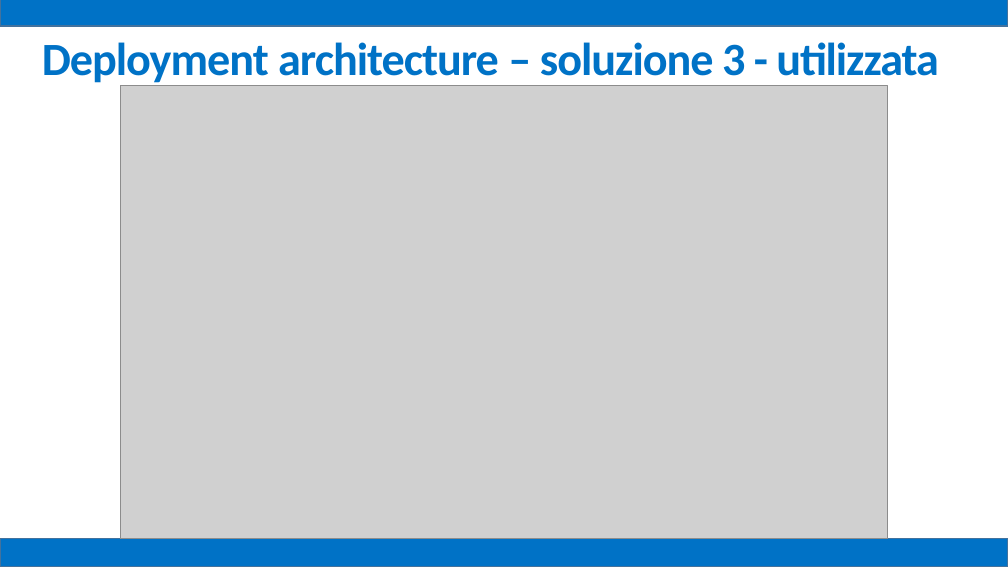
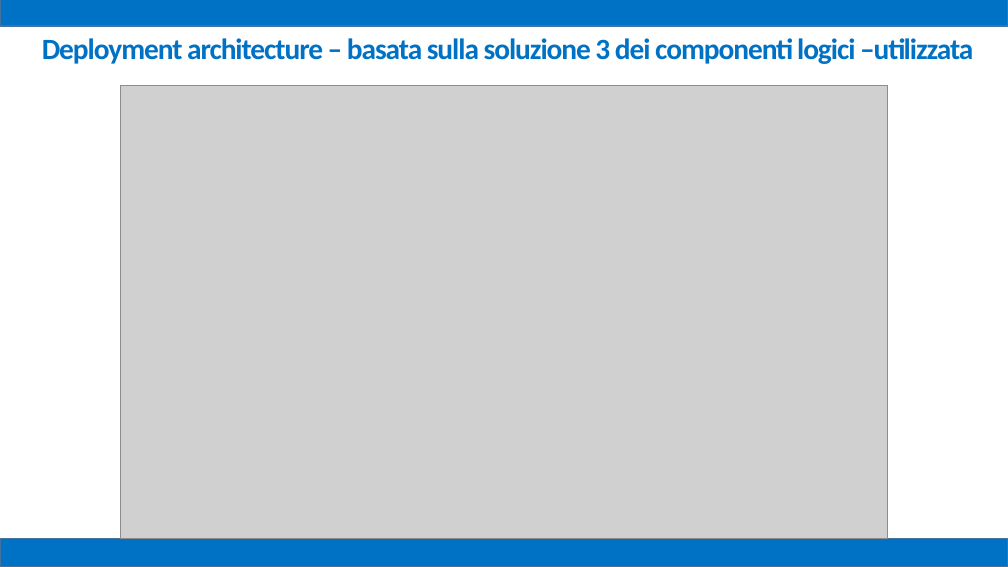
Before and after one commit to mz1991/ProgettoFebbraio2015, a slide deck: slide 50 of Febbraio 2015.pptx (slide 41 before the commit). Drawn at 1008x567 pixels with LibreOffice and Linux fonts; fonts in the diff are those of the drawing; grey boxes stand for pictures. Boxes give left, top, right and bottom in pixels: in the first picture for what was removed or moved away, otherwise in the second. Text is boxed around its words. In the diff, an @@ line names an element or a change of style, - is before the commit and + after.

```diff
--- a/Febbraio 2015.pptx
+++ b/Febbraio 2015.pptx
@@ text at bbox=[42, 38, 973, 64]: text changed; size 44 to 28 pt @@
-Deployment architecture – soluzione 3 - utilizzata
+Deployment architecture – basata sulla soluzione 3 dei componenti logici –utilizzata
```
Also in this commit, not shown: 18 other slides changed, 7 slides added, 18 other files.
